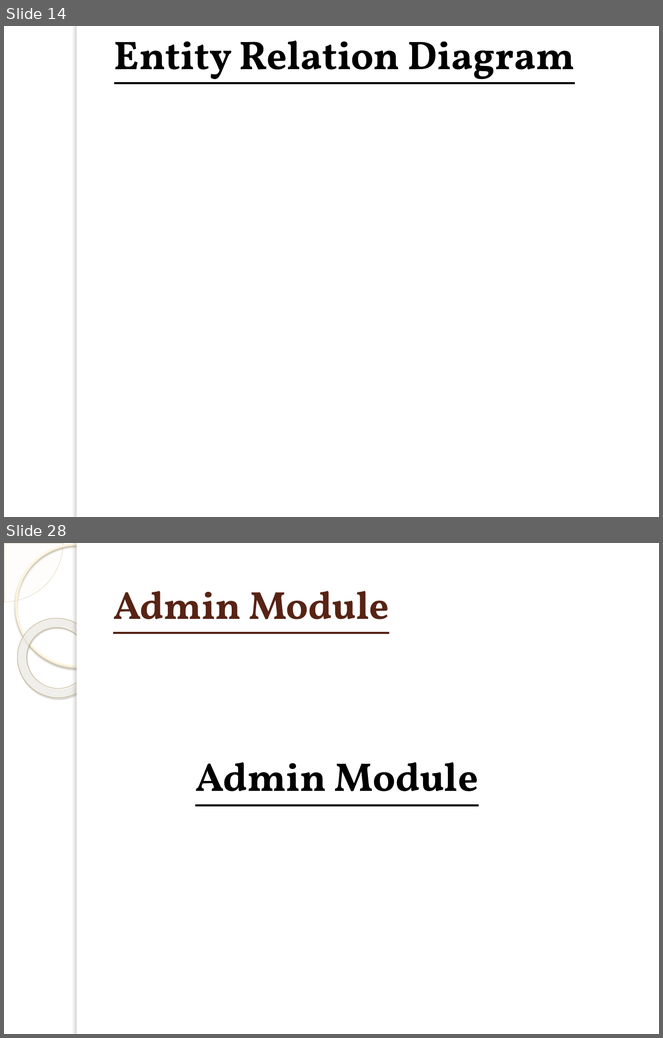
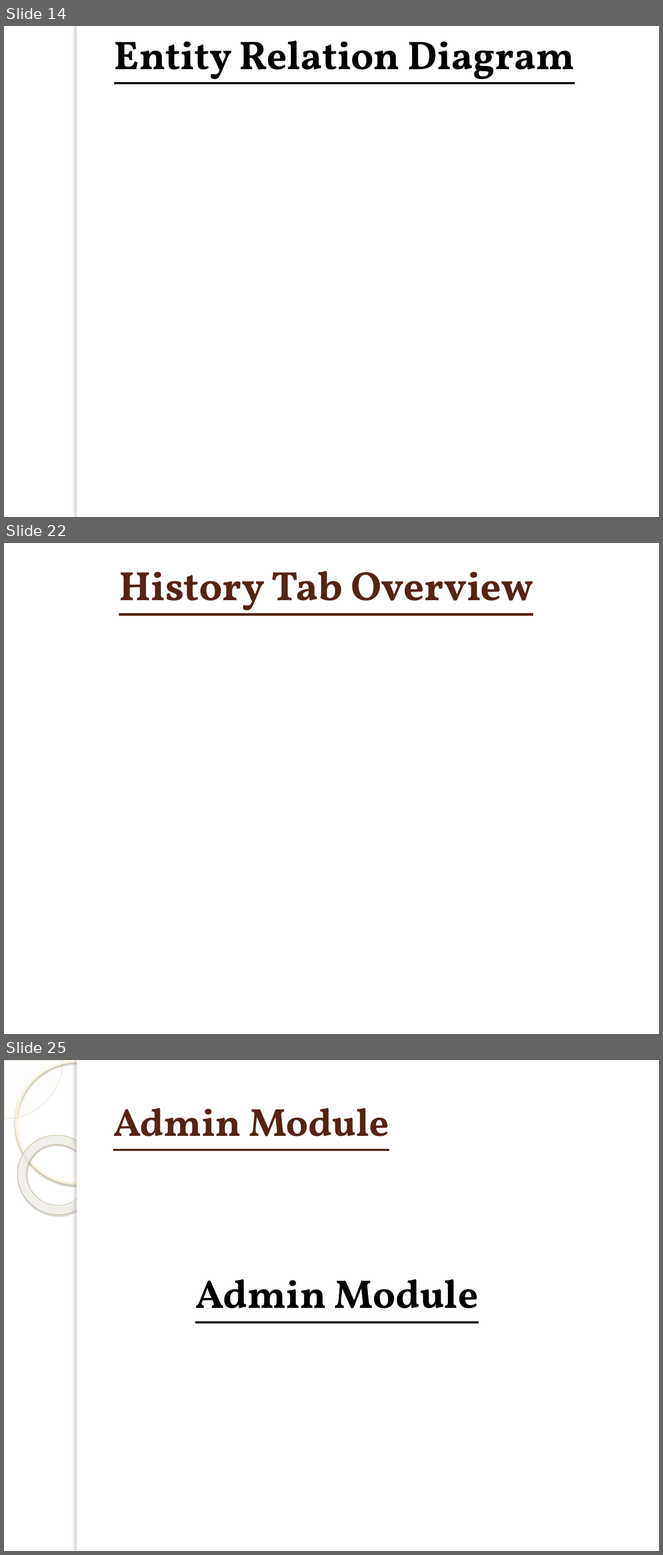
Before and after one commit to Muradali-786/fyp-thesis, a slide deck: fyp presentation New.pptx. Shown one above the other, each under a label of ours: slides 14 and 28 before the commit, slides 14, 22 and 25 after it; the slides between them are not shown. The pictures are 663x1038 and 663x1555 pixels, drawn with LibreOffice and Linux fonts; fonts in the diff are those of the drawing; background and template pictures are left out. Boxes give left, top, right and bottom in pixels: in the first picture for what was removed or moved away, otherwise in the second. Text is boxed around its words. In the diff, an @@ line names an element or a change of style, - is before the commit and + after.

```diff
--- a/fyp presentation New.pptx
+++ b/fyp presentation New.pptx
@@ slide 22 added at (4,543,659,1034), background picture (left out) @@
@@ title added at (119,571,533,616), 45 pt, text #572314, bold, underline @@
+History Tab Overview
@@ what was slide 28 is now slide 25 @@
```
Also in this commit, not shown: 5 slides changed, 5 other slides added, 9 slides removed.
